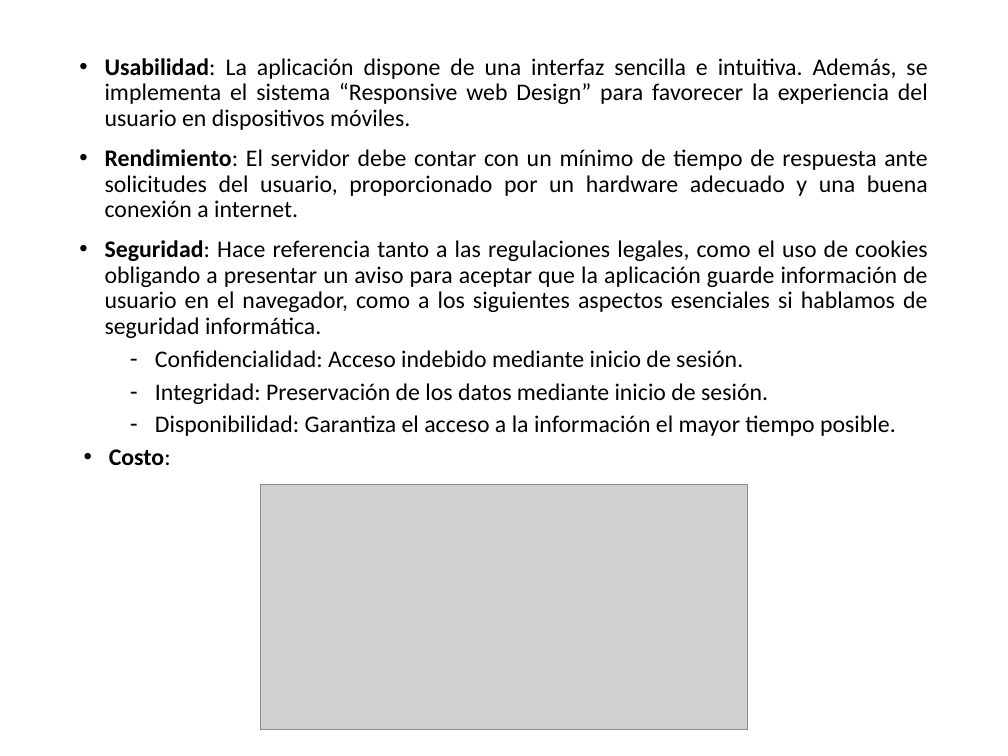
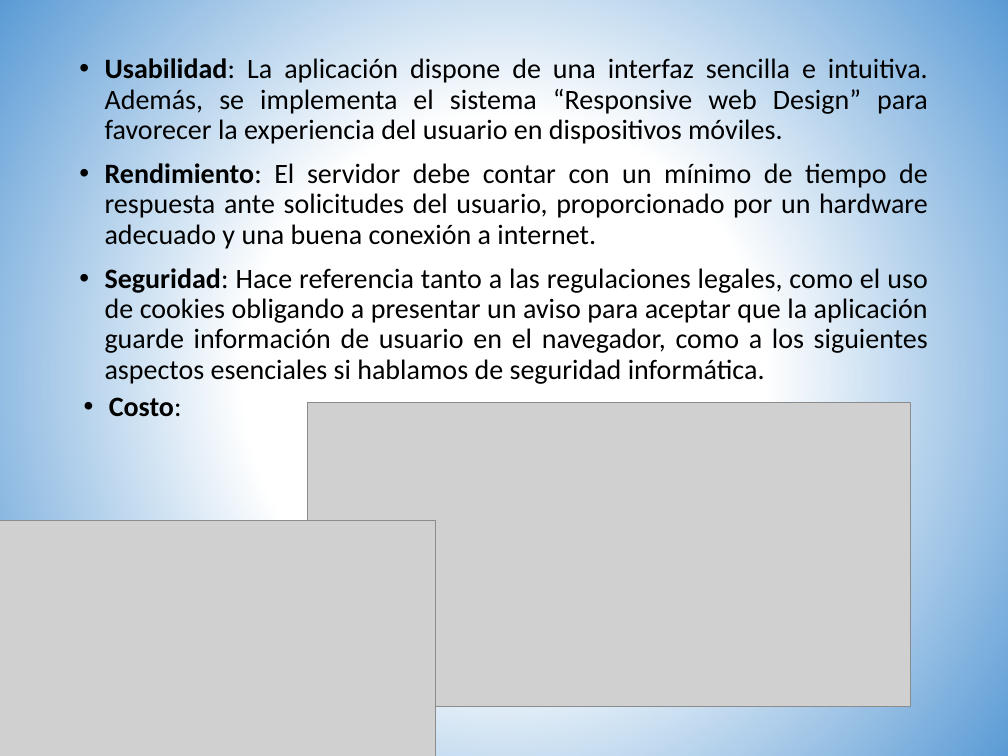
Before and after one commit to neglato/001_Proyecto_centro_buena, a slide deck: slide 9 of BBDD/exposicion.pptx. Drawn at 1008x756 pixels with LibreOffice and Linux fonts; fonts in the diff are those of the drawing; grey boxes stand for pictures. Boxes give left, top, right and bottom in pixels: in the first picture for what was removed or moved away, otherwise in the second. Text is boxed around its words. In the diff, an @@ line names an element or a change of style, - is before the commit and + after.

```diff
--- a/BBDD/exposicion.pptx
+++ b/BBDD/exposicion.pptx
@@ background #FFFFFF to gradient #FFFFFF to #5B9BD5 @@
@@ text "Usabilidad: La aplicación dispone de ..." at [105, 58, 928, 417]: size 17 to 20 pt @@
@@ text at [155, 350, 896, 436]: paragraphs removed @@
-  – Confidencialidad: Acceso indebido mediante inicio de sesión.
-  – Integridad: Preservación de los datos mediante inicio de sesión.
-  – Disponibilidad: Garantiza el acceso a la información el mayor tiempo posible.
@@ picture: place and size @@
-picture at [260, 484, 748, 730]
+picture at [307, 403, 910, 707]
@@ picture added at [0, 520, 435, 756] @@
```
Also in this commit, not shown: 28 other slides changed, 4 slides added, 3 slides removed.
